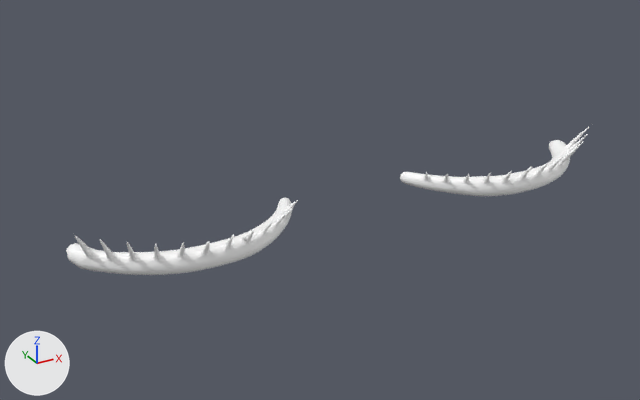
One commit to the glTF model apps/web/public/avatar-kit/lashes/dramatic.glb: the scene before it, then after it.
The view is the same before and after, from a 50 mm lens placed at (-0.818, -2.23, 0.815), pointed at (-0.083, -0.894, 0.147). Every picture has the same lights, and +X, +Y and +Z are marked at lower left. The older version comes first. Both versions are drawn at full value of the shape key 'idHeadWide' of 'Mesh_0'; the numbers are the values there. Vertices at exactly the same position are counted once.
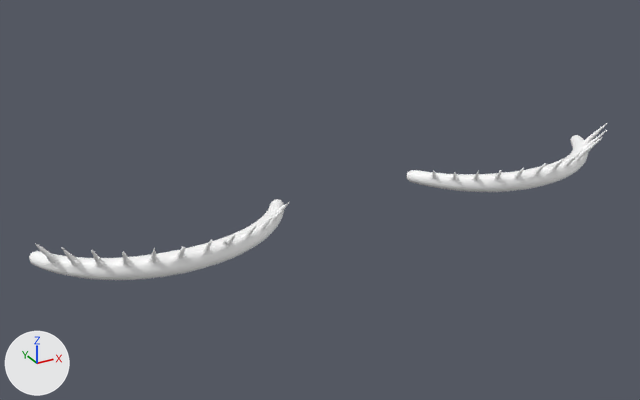
Boxes [x1, y1, x2, y2] around the edits, measured in the pictures (640 x 400 px; the box of a moved part takes in the faces that stretch with it):
'Mesh_0', reshaped, moved, rescaled (10% wider, 6% taller)
    before: [66, 127, 589, 275]
    after: [29, 123, 607, 280]
part 1 of me_mesh_0, moved or reshaped
    before: [66, 197, 298, 275]
    after: [29, 199, 289, 280]
part 2 of me_mesh_0, moved or reshaped
    before: [400, 127, 589, 196]
    after: [406, 123, 607, 192]

Patch to the scene script:
```diff
--- a/apps/web/public/avatar-kit/lashes/dramatic.glb.py
+++ b/apps/web/public/avatar-kit/lashes/dramatic.glb.py
@@ me_mesh_0 @@
 # used by ob_mesh_0; parent = ob_part; location = (-0.564, -0.758, -0.212); scale = (0.0000689, 0.0000689, 0.0000689)
-me_mesh_0.from_pydata(...)  # 1521 vertices, 2991 faces; spans x 188.0..16222.0, y -3864.0..-1220.0, z 4686.0..6078.0
+me_mesh_0.from_pydata(...)  # 1521 vertices, 2991 faces; spans x 0.0..16383.0, y -3533.0..-1126.0, z 4388.0..5569.0
+# me_mesh_0 part 1: 765 of 1521 vertices moved; they spanned x 188.0..6367.0, y -3853.0..-1223.0, z 4686.0..6078.0 and now span x 0.0..6304.0, y -3526.0..-1126.0, z 4388.0..5569.0; mean shift (-150.0, 248.0, -402.0); largest move (196.0, -2613.0, 6078.0) -> (9.0, -2321.0, 5569.0)
+# me_mesh_0 part 2: 756 of 1521 vertices moved; they spanned x 10012.0..16222.0, y -3864.0..-1220.0, z 4696.0..6078.0 and now span x 10076.0..16383.0, y -3533.0..-1128.0, z 4388.0..5569.0; mean shift (155.0, 248.0, -397.0); largest move (16182.0, -2611.0, 6078.0) -> (16374.0, -2321.0, 5569.0)
 me_mesh_0.materials.append(mat_defaultmaterial)
@@ ob_mesh_0 @@
 ob_mesh_0.parent = ob_part
-ob_mesh_0.location = (-0.564, -0.758, -0.212)
-ob_mesh_0.scale = (0.0000689, 0.0000689, 0.0000689)
+ob_mesh_0.location = (-0.612, -0.758, -0.212)
+ob_mesh_0.scale = (0.0000747, 0.0000747, 0.0000747)
```
